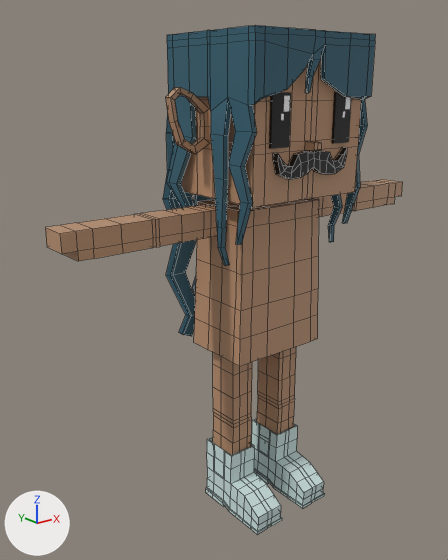
Two versions of the FBX model mustachiorascals/fbx/a0c49d19-6a6a-40f5-a74b-a15cfe559623.fbx, one commit apart.
Both versions are drawn from a 50 mm lens placed at (-0.024, -0.0256, 0.0252), pointed at (-0.0017, 0.0022, 0.0141). The lights are fixed; the arrows at lower left show +X, +Y and +Z. Mesh edges are drawn as thin lines on the coarser meshes. Where no turn or scale is listed for an object, it has been applied to the vertices.

In view in the first picture: 'e_10', 'eye_4', 'f_chelsea_boots', 'h_wavy', 'm_inspector', 'mustachio_arms', 'mustachio_body', 'mustachio_head', 'mustachio_legs'.
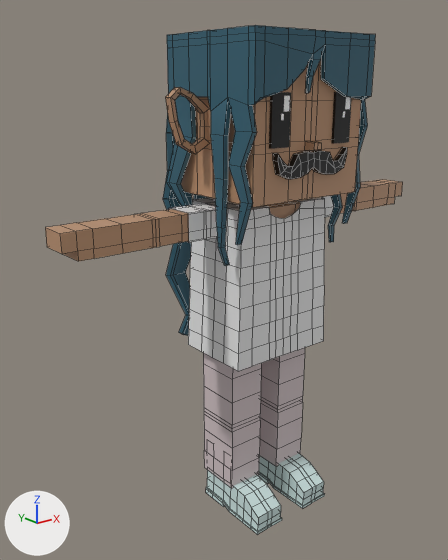
What differs and where, as boxes (x1, y1, x2, y2) in the pictures (448 x 560 px):
'c_shirt_1', added
    after: (188, 197, 325, 371)
'c_pants', added
    after: (203, 348, 305, 488)
'c_shirt_2', added
    after: (169, 196, 334, 242)
'mustachio_body', unchanged, covered by the edit
    before: (194, 199, 319, 366)
    after: (265, 201, 301, 218)
'mustachio_legs', unchanged, covered by the edit
    before: (213, 347, 296, 455)

Patch to the scene script:
```diff
--- a/mustachiorascals/fbx/a0c49d19-6a6a-40f5-a74b-a15cfe559623.fbx.py
+++ b/mustachiorascals/fbx/a0c49d19-6a6a-40f5-a74b-a15cfe559623.fbx.py
@@ mat_upper_garment_1 @@
+mat_upper_garment_1 = principled_material('upper_garment_1')
+mat_upper_garment_1.base_color = (0.8, 0.8, 0.8)  # white #e7e7e7
@@ mat_lower_garment @@
+mat_lower_garment = principled_material('lower_garment')
+mat_lower_garment.base_color = (0.639, 0.541, 0.553)  # light grey #d1c2c4
@@ me_mesh_010 @@
+me_mesh_010.from_pydata(...)  # 230 vertices, 212 faces; spans x -0.00349..0.00349, y -0.0013..0.00353, z 0.00994..0.01894
+me_mesh_010.materials.append(mat_upper_garment_1)  # white #e7e7e7
@@ me_mesh_011 @@
+me_mesh_011.from_pydata(...)  # 24 vertices, 18 faces; spans x -0.00561..0.00561, y 0.00027..0.00209, z 0.01737..0.01893
+me_mesh_011.materials.append(mat_upper_garment_1)  # white #e7e7e7
@@ me_mesh_003_1 @@
+me_mesh_003_1.from_pydata(...)  # 72 vertices, 64 faces; spans x -0.003..0.003, y -0.00018..0.00265, z 0.00139..0.01069
+me_mesh_003_1.materials.append(mat_lower_garment)  # light grey #d1c2c4
@@ ob_c_shirt_1 @@
+ob_c_shirt_1 = bpy.data.objects.new('c_shirt_1', me_mesh_010)
+ob_c_shirt_1.location = (0.0, 0.0, 0.0)
@@ ob_c_shirt_2 @@
+ob_c_shirt_2 = bpy.data.objects.new('c_shirt_2', me_mesh_011)
+ob_c_shirt_2.location = (0.0, 0.0, 0.0)
@@ ob_c_pants @@
+ob_c_pants = bpy.data.objects.new('c_pants', me_mesh_003_1)
+ob_c_pants.location = (0.0, 0.0, 0.0)
```
